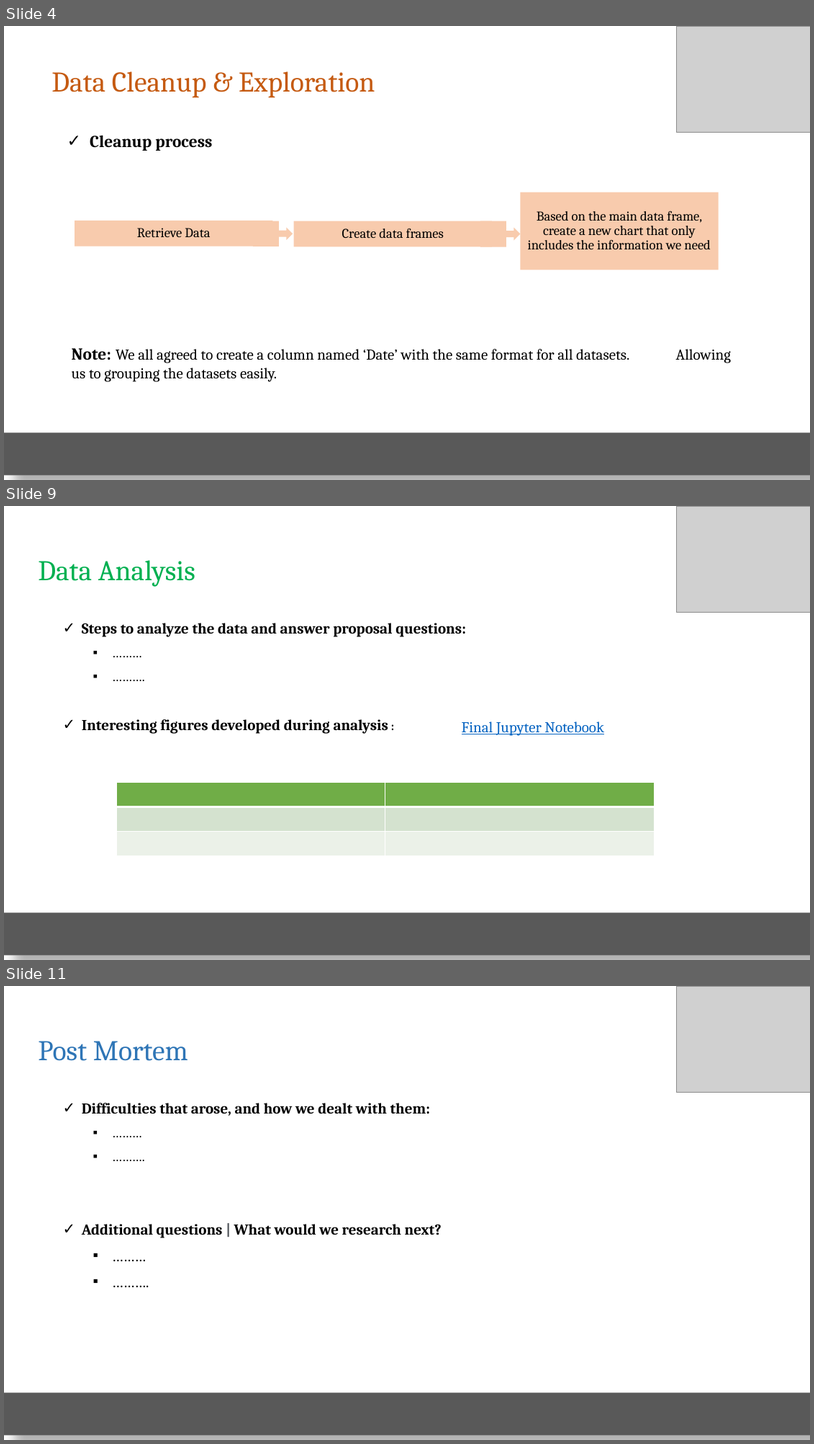
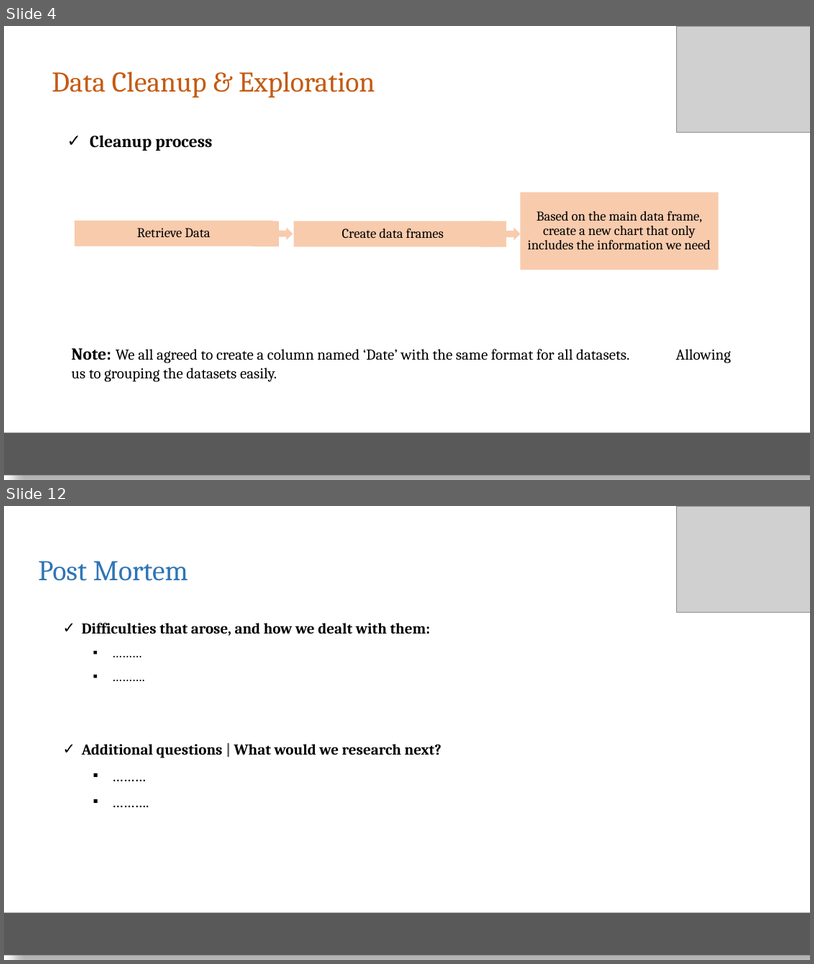
Before and after one commit to elubanska/GTA_real_estate_market, a slide deck: Presentation_proj_1/Real Estate Mkt.pptx. Shown one above the other, each under a label of ours: slides 4, 9 and 11 before the commit, slides 4 and 12 after it; the slides between them are not shown. The pictures are 814x1444 and 814x964 pixels, drawn with LibreOffice and Linux fonts; fonts in the diff are those of the drawing; grey boxes stand for pictures. Boxes give left, top, right and bottom in pixels: in the first picture for what was removed or moved away, otherwise in the second. Text is boxed around its words. In the diff, an @@ line names an element or a change of style, - is before the commit and + after.

```diff
--- a/Presentation_proj_1/Real Estate Mkt.pptx
+++ b/Presentation_proj_1/Real Estate Mkt.pptx
@@ slide 9 removed at bbox=[4, 506, 810, 960], background #FFFFFF @@
@@ picture removed at bbox=[677, 506, 810, 613] @@
@@ text removed at bbox=[38, 560, 196, 587] @@
-Data Analysis
@@ text removed at bbox=[82, 623, 466, 734] @@
-✓ Steps to analyze the data and answer proposal questions:
-  ▪ ………
-  ▪ ……….
-✓ Interesting figures developed during analysis :
@@ text removed at bbox=[462, 721, 604, 736] @@
-Final Jupyter Notebook
@@ table removed at bbox=[117, 782, 654, 856], 3 rows, 2 columns @@
- | 
- | 
- | 
@@ rectangle removed at bbox=[4, 913, 810, 955] @@
@@ what was slide 11 is now slide 12 @@
```
Also in this commit, not shown: 2 slides changed, 6 slides added, 5 other slides removed, 2 other files.
